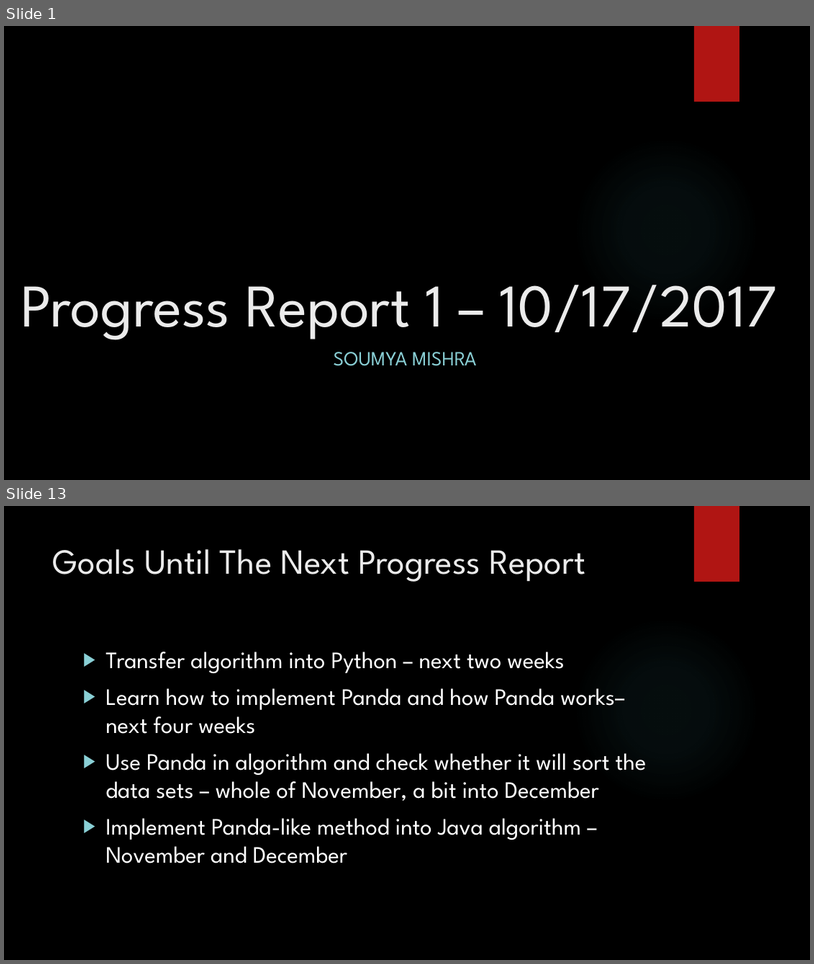
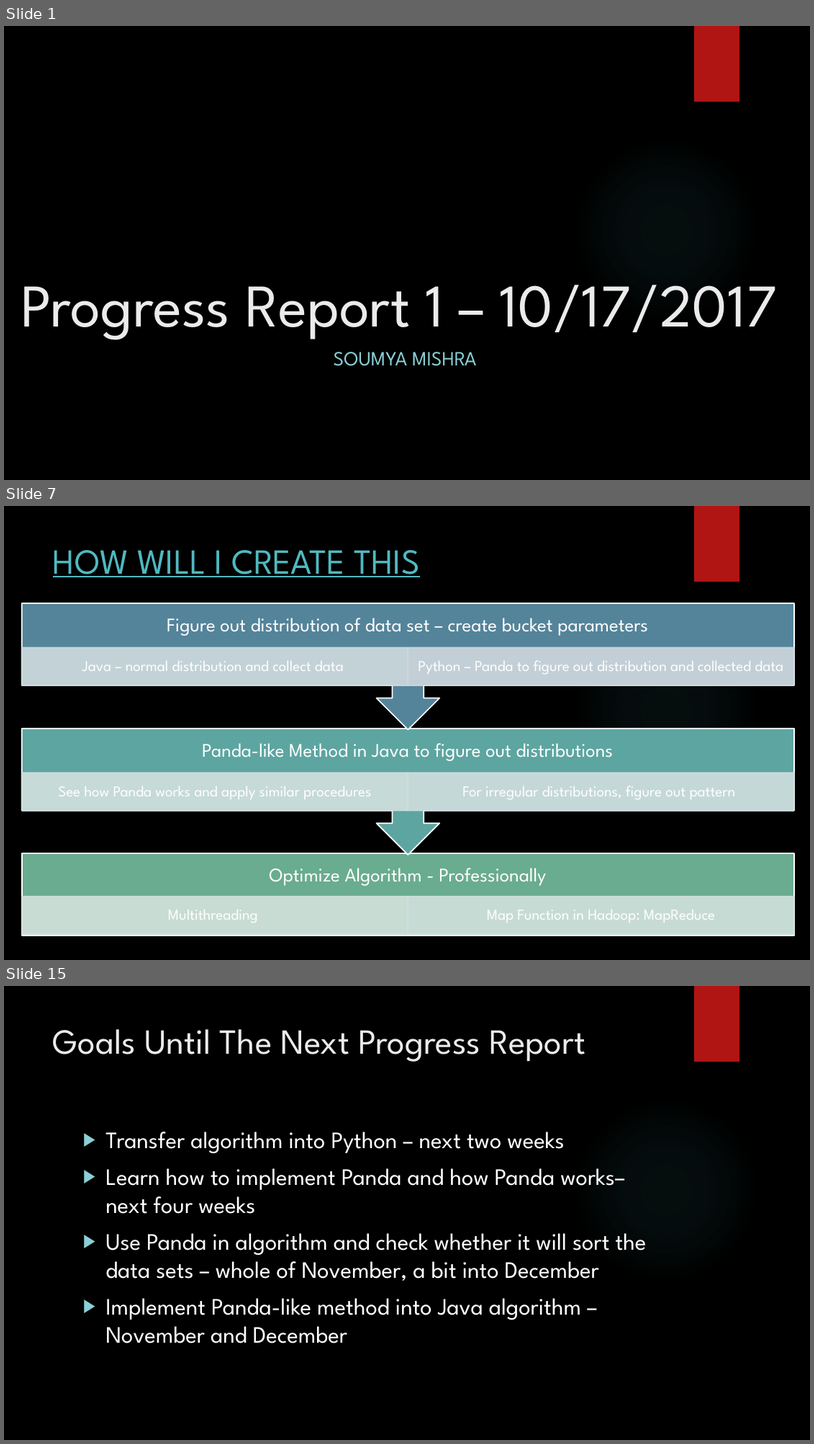
Before and after one commit to SoumyaMishra8/Statistical-Analysis-Sorting-Algorithm, a slide deck: Progress Report for Project 10_13_17.pptx. Shown one above the other, each under a label of ours: slides 1 and 13 before the commit, slides 1, 7 and 15 after it; the slides between them are not shown. The pictures are 814x964 and 814x1444 pixels, drawn with LibreOffice and Linux fonts; fonts in the diff are those of the drawing; background and template pictures are left out. Boxes give left, top, right and bottom in pixels: in the first picture for what was removed or moved away, otherwise in the second. Text is boxed around its words. In the diff, an @@ line names an element or a change of style, - is before the commit and + after.

```diff
--- a/Progress Report for Project 10_13_17.pptx
+++ b/Progress Report for Project 10_13_17.pptx
@@ slide 7 added at box(4, 506, 810, 960), background picture (left out); not listed: 2 template elements that a slide beside it also shows @@
@@ title added at box(53, 550, 420, 577), 42 pt, text #50B9C1, underline @@
+HOW WILL I CREATE THIS
@@ group added at box(22, 603, 795, 936): 9 texts, 7 rectangles, 2 up arrow callouts @@
+Optimize Algorithm - Professionally
+Multithreading
+Map Function in Hadoop: MapReduce
+Panda-like Method in Java to figure out distributions
+See how Panda works and apply similar procedures
+For irregular distributions, figure out pattern
+Figure out distribution of data set – create bucket parameters
+Java – normal distribution and collect data
+Python – Panda to figure out distribution and collected data
@@ what was slide 13 is now slide 15 @@
```
Also in this commit, not shown: 10 slides changed, 2 other slides added.
